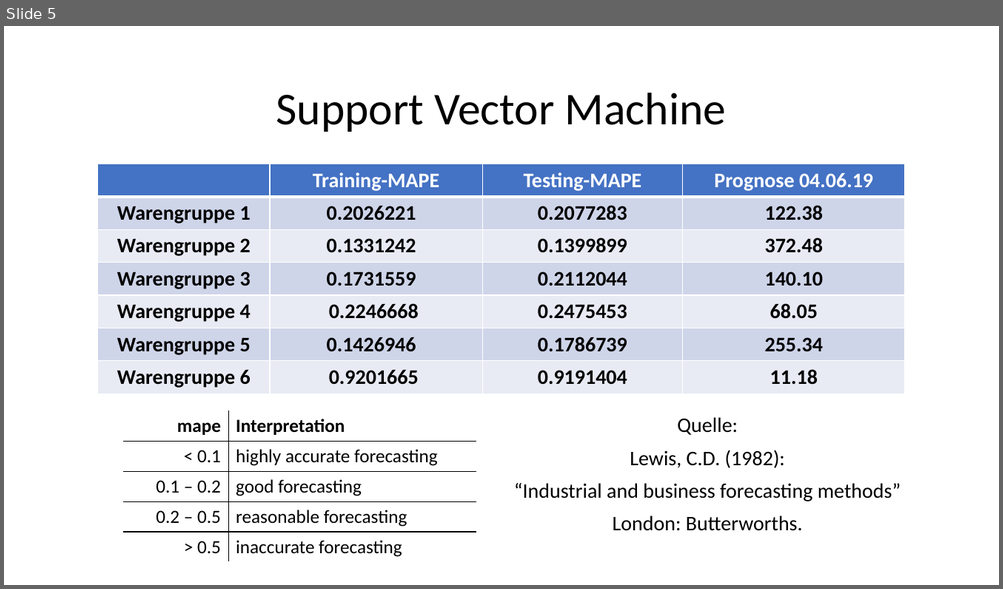
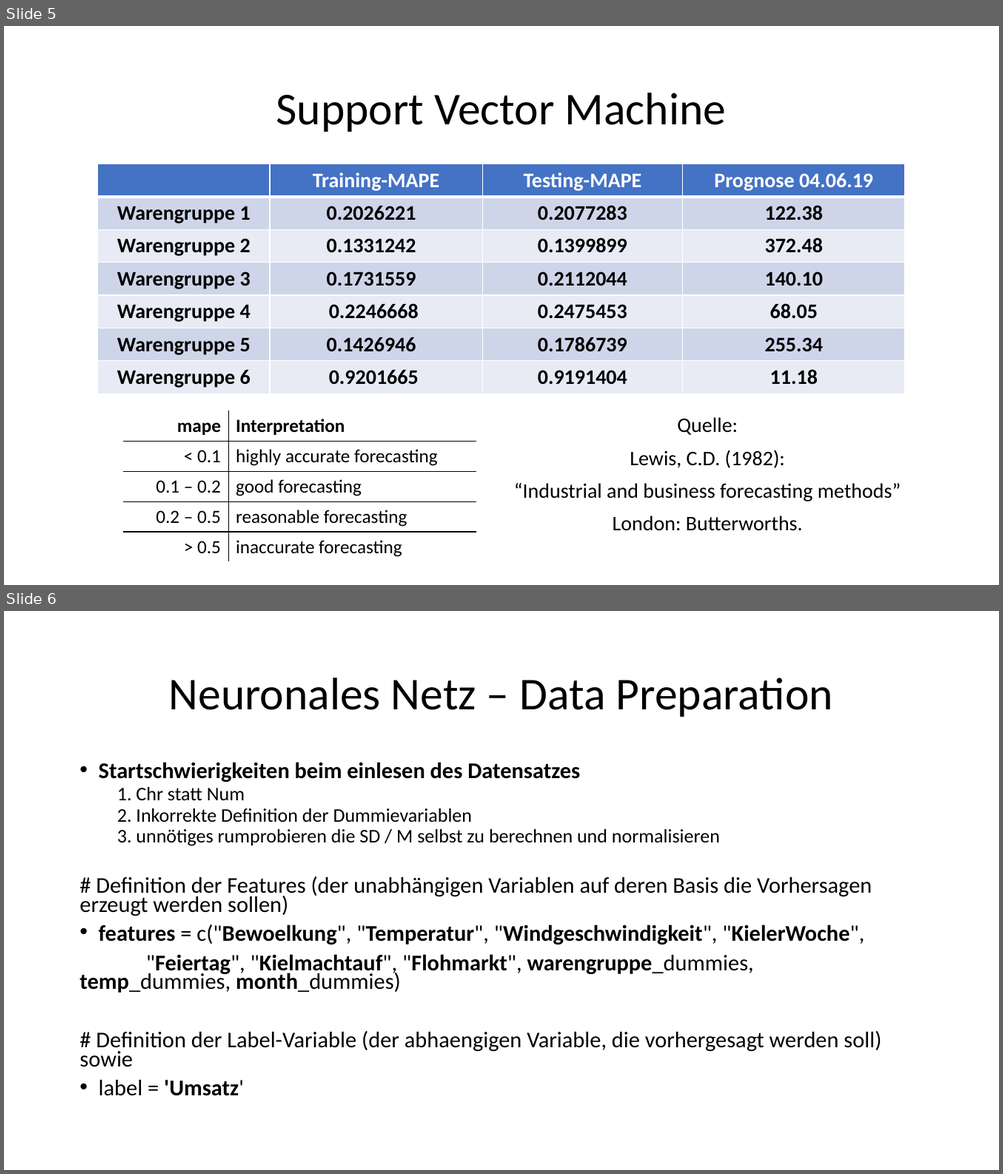
Before and after one commit to groenerfelix/opencampus, a slide deck: Abschlusspräsentation.pptx. Shown one above the other, each under a label of ours: slide 5 before the commit, slides 5 and 6 after it. The pictures are 1003x589 and 1003x1174 pixels, drawn with LibreOffice and Linux fonts; fonts in the diff are those of the drawing. Boxes give left, top, right and bottom in pixels: in the first picture for what was removed or moved away, otherwise in the second. Text is boxed around its words. In the diff, an @@ line names an element or a change of style, - is before the commit and + after.

```diff
--- a/Abschlusspräsentation.pptx
+++ b/Abschlusspräsentation.pptx
@@ slide 6 added at (4, 611, 999, 1170), background #FFFFFF @@
@@ title added at (169, 678, 833, 717), 44 pt, text #000000 @@
+Neuronales Netz – Data Preparation
@@ text added at (79, 762, 881, 1096), 21.7 pt, text #000000 @@
+• Startschwierigkeiten beim einlesen des Datensatzes
+  1. Chr statt Num
+  2. Inkorrekte Definition der Dummievariablen
+  3. unnötiges rumprobieren die SD / M selbst zu berechnen und normalisieren
+# Definition der Features (der unabhängigen Variablen auf deren Basis die Vorhersagen erzeugt werden sollen)
+• features = c("Bewoelkung", "Temperatur", "Windgeschwindigkeit", "KielerWoche",
+"Feiertag", "Kielmachtauf", "Flohmarkt", warengruppe_dummies, temp_dummies, month_dummies)
+# Definition der Label-Variable (der abhaengigen Variable, die vorhergesagt werden soll) sowie
+• label = 'Umsatz'
```
Also in this commit, not shown: 2 other slides added, 12 other files.
